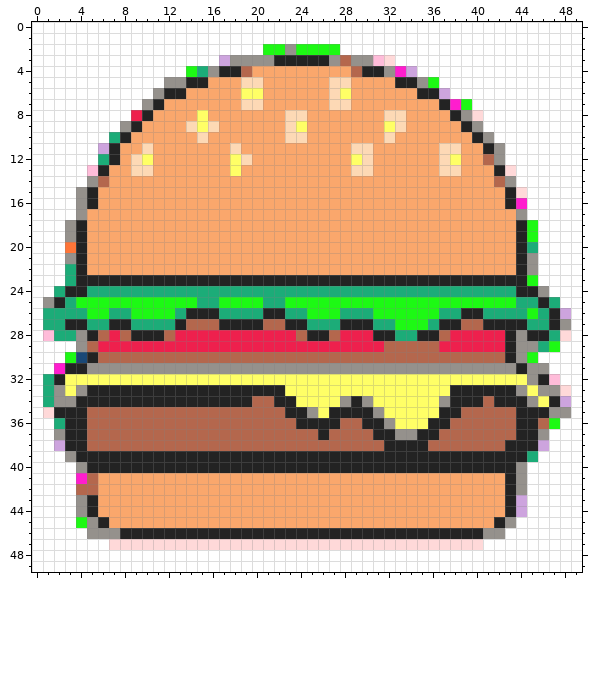
One commit to this pixel-art sprite: POLUS-main/image_result.png. This is how it looked before the edit.
The file is 400x400 pixels, drawn in blocks of 8x8; one block is one cell here.
The same view after the edit:
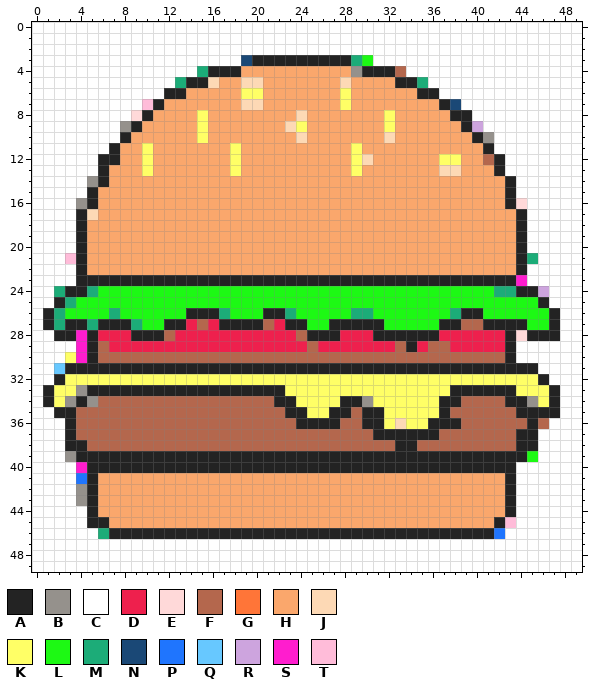
Palette (. is transparent): A #232323  B #95918c  C #ffffff  D #ee204d  E #ffd9d9  F #b4674d  G #ff7538  H #faa76c  J #fdd9b5  K #ffff66  L #1df914  M #1cac78  N #1a4876  P #1f75fe  Q #67c8ff  R #cda4de  S #ff1dce  T #ffbcd9
What changed:
y 2: x 21..27 LLBLLLL -> CCCCCCC
y 3: x 17..21 RBBBB -> CCNAA; x 27..32 BFBBTE -> AAMLCC
y 4: x 14 L -> C; x 16 B -> A; x 19 F -> H; x 29 F -> B; x 32..34 BSR -> AFC
y 5: x 12..13 BB -> CM; x 16 H -> J; x 27 J -> H; x 35..36 BL -> MC
y 6: x 11 B -> C; x 27 J -> H; x 37 R -> C
y 7: x 10 B -> T; x 27..28 JJ -> HK; x 38..39 SL -> NC
y 8: x 9 D -> E; x 23 J -> H; x 32..33 JJ -> KH; x 39..40 BE -> AC
y 9: x 14 J -> H; x 16 J -> H; x 33 J -> H; x 40 B -> R
y 10: x 7 M -> C; x 15 J -> K; x 23 J -> H
y 11: x 6 R -> C; x 10 J -> K; x 18 J -> K; x 29..30 JJ -> KH; x 37..38 JJ -> HH; x 42 B -> C
y 12: x 6 M -> A; x 9 J -> H; x 19 J -> H; x 37 J -> K; x 42 B -> A
y 13: x 5 T -> C; x 9..10 JJ -> HK; x 29..30 JJ -> KH; x 43 E -> C
y 14: x 6 F -> A; x 42..43 FB -> HA
y 15: x 4 B -> C; x 44 E -> C
y 16: x 44 S -> E
y 17: x 4..5 BH -> AJ; x 44 B -> A
y 18..19: x 3 B -> C; x 45 L -> C
y 20: x 3 G -> C; x 45 M -> C
y 21: x 3 B -> T; x 45 B -> M
y 22: x 3 M -> C; x 45 B -> C
y 23: x 3 M -> C; x 44..45 AL -> SC
y 24: x 6..41 MMMMMMMMMMMMMMMMMMMMMMMMMMMMMMMMMMMM -> LLLLLLLLLLLLLLLLLLLLLLLLLLLLLLLLLLLL; x 46 B -> R
y 25: x 1 B -> C; x 15..16 MM -> LL; x 21..22 MM -> LL; x 44..45 MM -> LL; x 47 M -> C
y 26: x 1 M -> A; x 3..4 MM -> LL; x 8 M -> L; x 13 M -> L; x 18..20 MMM -> LLL; x 24 M -> L; x 28 M -> L; x 37 M -> L; x 41..44 MMMM -> LLLL; x 46 M -> L; x 48 R -> C
y 27: x 1 M -> A; x 6 M -> A; x 10..12 MMM -> LLA; x 14 F -> D; x 16 F -> D; x 22 F -> D; x 25..27 MMM -> LLA; x 31..32 MM -> AL; x 36 M -> L; x 45..46 MM -> LL; x 48 B -> C
y 28: x 1..4 TMMB -> CAAS; x 6 F -> D; x 8 F -> D; x 27 F -> A; x 33..34 MM -> AA; x 37 F -> D; x 44 B -> E; x 47..48 ME -> AC
y 29: x 4..6 BFD -> SAF; x 25 D -> F; x 32 F -> D; x 34..35 FF -> AD; x 37 D -> F; x 44..47 BBML -> CCCC
y 30: x 3..4 LN -> KS; x 44..45 BL -> CC
y 31: x 2 S -> Q; x 5..43 BBBBBBBBBBBBBBBBBBBBBBBBBBBBBBBBBBBBBBB -> AAAAAAAAAAAAAAAAAAAAAAAAAAAAAAAAAAAAAAA; x 45..46 BB -> AC
y 32: x 1 M -> C; x 45 B -> K; x 47 T -> C
y 33: x 1..2 MB -> AK; x 44 B -> K; x 46..48 BBE -> KAC
y 34: x 1..2 MB -> AK; x 5..19 AAAAAAAAAAAAAAA -> BFFFFFFFFFFFFFF; x 28 B -> A; x 37 B -> A; x 39..40 AA -> FF; x 42 A -> F; x 48 R -> C
y 35: x 1 E -> C; x 4 A -> F; x 25 B -> K; x 29 A -> F; x 31 B -> A; x 38 A -> F; x 47..48 BB -> AC
y 36: x 2 M -> C; x 4 A -> F; x 32..33 BK -> KJ; x 38 F -> A; x 44 A -> F; x 47 L -> C
y 37: x 2 B -> C; x 4 A -> F; x 26 A -> F; x 33..34 BB -> AA; x 46 B -> C
y 38: x 2 R -> C; x 32 A -> F; x 35 A -> F; x 43 A -> F; x 46 R -> C
y 39: x 45 M -> L
y 40: x 4 B -> S; x 44 B -> C
y 41: x 4..5 SF -> PA; x 44 B -> C
y 42: x 4..5 FF -> BA; x 44 B -> C
y 43: x 44 R -> C
y 44: x 4 B -> C; x 44 R -> C
y 45: x 4..5 LB -> CA; x 43 B -> T
y 46: x 5..7 BBB -> CMA; x 41..42 BB -> AP
y 47: x 7..40 EEEEEEEEEEEEEEEEEEEEEEEEEEEEEEEEEE -> CCCCCCCCCCCCCCCCCCCCCCCCCCCCCCCCCC
Boxes around the changes in both pictures, in picture pixels (x1, y1, x2, y2):
changed: (43, 44, 571, 550)
